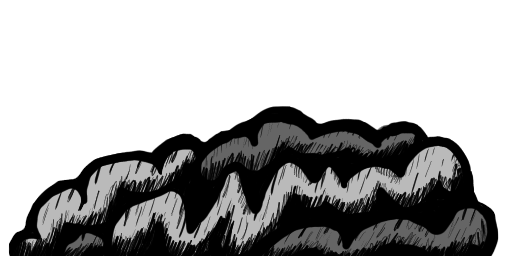
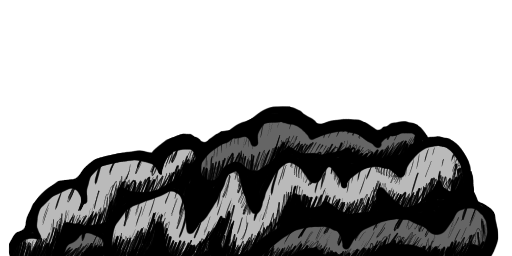
Revision of a layered w=512, h=256 image; what changed, layer by layer:
pixels changed over 377, 124, 390, 131 (layer not identified)
